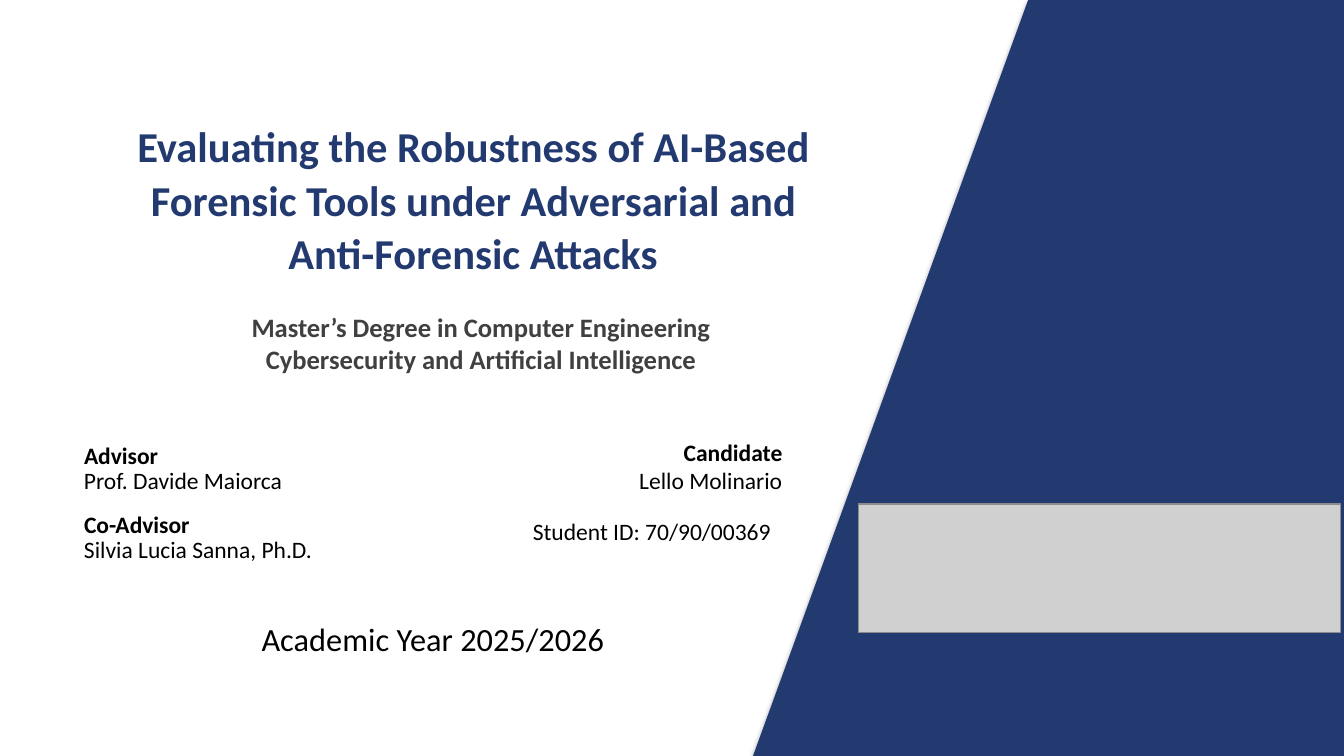
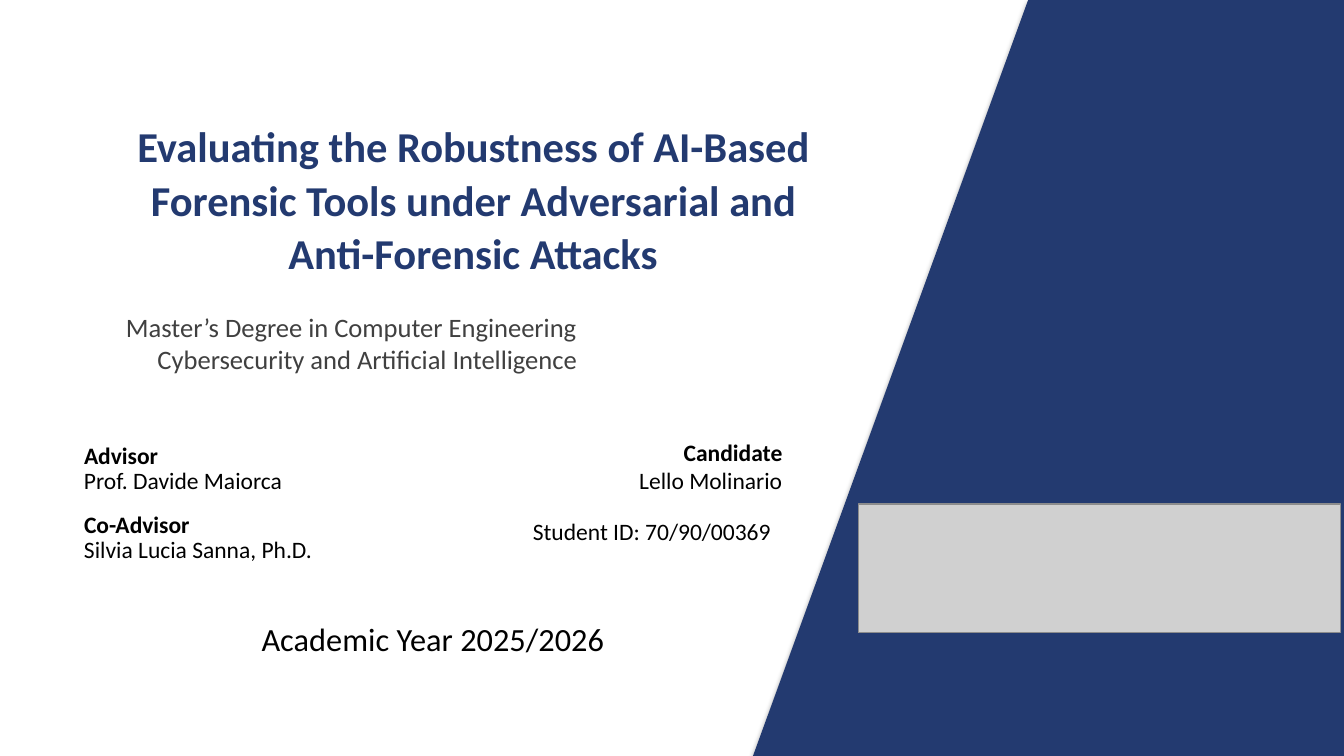
Before and after one commit to lmolinario/Molinario_Thesis_Defense_2026, a slide deck: slide 1 of Molinario_Thesis_Defense_2026_speaker_notes.pptx. Drawn at 1344x756 pixels with LibreOffice and Linux fonts; fonts in the diff are those of the drawing; grey boxes stand for pictures. Boxes give left, top, right and bottom in pixels: in the first picture for what was removed or moved away, otherwise in the second. Text is boxed around its words. In the diff, an @@ line names an element or a change of style, - is before the commit and + after.

```diff
--- a/Molinario_Thesis_Defense_2026_speaker_notes.pptx
+++ b/Molinario_Thesis_Defense_2026_speaker_notes.pptx
@@ text "Master’s Degree in Computer Engineering" at (x1=126, y1=318, x2=577, y2=342): bold off; alignment centre to left @@
@@ text "Cybersecurity and Artificial Intelligence" at (x1=157, y1=350, x2=577, y2=374): bold off; alignment centre to left @@
```
Also in this commit, not shown: 9 other slides changed, 1 slide added, 1 other file.
